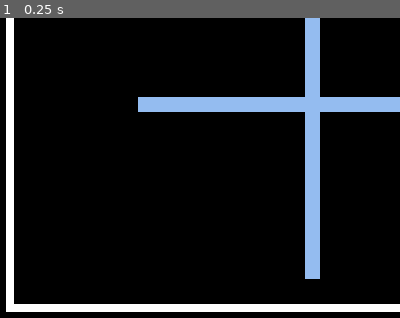
Above: before the commit, frame 1.
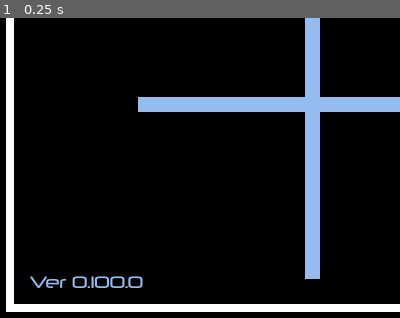
Above: after the commit, the same moment.

Repository: joshuafolkken/tic-tac-toe
Game: Godot game, scene res://scenes/main.tscn
Same seed, same stepped clock (60 frames per second), same inputs: the game is played once before the commit and once after it.
Inputs:
- Up to frame 1 (0.25 s): no input
The pictures show only the part of the screen within x 0-50%, y 50-100%; the shares and areas given below are measured in that part.

The runs differ from the first frame. In frame 1, 0.6% of the frame differs, in the area x 7-36%, y 86-90%.

Commit message:
display version #100

Diff:
--- a/project.godot
+++ b/project.godot
@@ -11,6 +11,7 @@
 [application]
 
 config/name="Tic Tac toe"
+config/version = "0.100.0"
 run/main_scene="res://scenes/main.tscn"
 config/features=PackedStringArray("4.3", "GL Compatibility")
 config/icon="res://icon.svg"
--- a/scenes/main.tscn
+++ b/scenes/main.tscn
@@ -53,5 +53,12 @@
 horizontal_alignment = 1
 vertical_alignment = 1
 
+[node name="VersionLabel" type="Label" parent="UIManager"]
+offset_left = 30.0
+offset_top = 554.0
+offset_right = 115.0
+offset_bottom = 574.0
+text = "Ver 0.1.2"
+
 [node name="InputHandler" type="Node" parent="."]
 script = ExtResource("8_0kf00")
--- a/src/click_sound.gd
+++ b/src/click_sound.gd
@@ -11,19 +11,16 @@
 
 
 func play_cross() -> void:
-	Log.d("cross")
 	set_pitch_scale(1.20)
 	play()
 
 
 func play_circle() -> void:
-	Log.d("circle")
 	set_pitch_scale(0.60)
 	play()
 
 
 func play_reset() -> void:
-	Log.d("reset")
 	set_pitch_scale(0.30)
 	play()
 
--- a/src/game_manager.gd
+++ b/src/game_manager.gd
@@ -47,7 +47,6 @@
 
 func _update_game_state() -> void:
 	if not _check_game_end():
-		Log.d("change!")
 		_current_player = _current_player.next()
 		emit_player_changed()
 
--- /dev/null
+++ b/src/settings.gd
@@ -0,0 +1,3 @@
+class_name Settings
+
+static var version: String = ProjectSettings.get_setting("application/config/version")
--- a/src/ui_manager.gd
+++ b/src/ui_manager.gd
@@ -6,6 +6,7 @@
 @onready var _cells := $Cells
 @onready var _status_label: Label = $StatusLabel
 @onready var _reset_button: Button = $ResetButton
+@onready var _version_label: Label = $VersionLabel
 
 
 func _initialize_cells() -> void:
@@ -17,6 +18,7 @@
 
 func _ready() -> void:
 	_initialize_cells()
+	_version_label.text = "Ver %s" % Settings.version
 
 
 func update_cell(position: BoardPosition, status: CellStatus) -> void:
